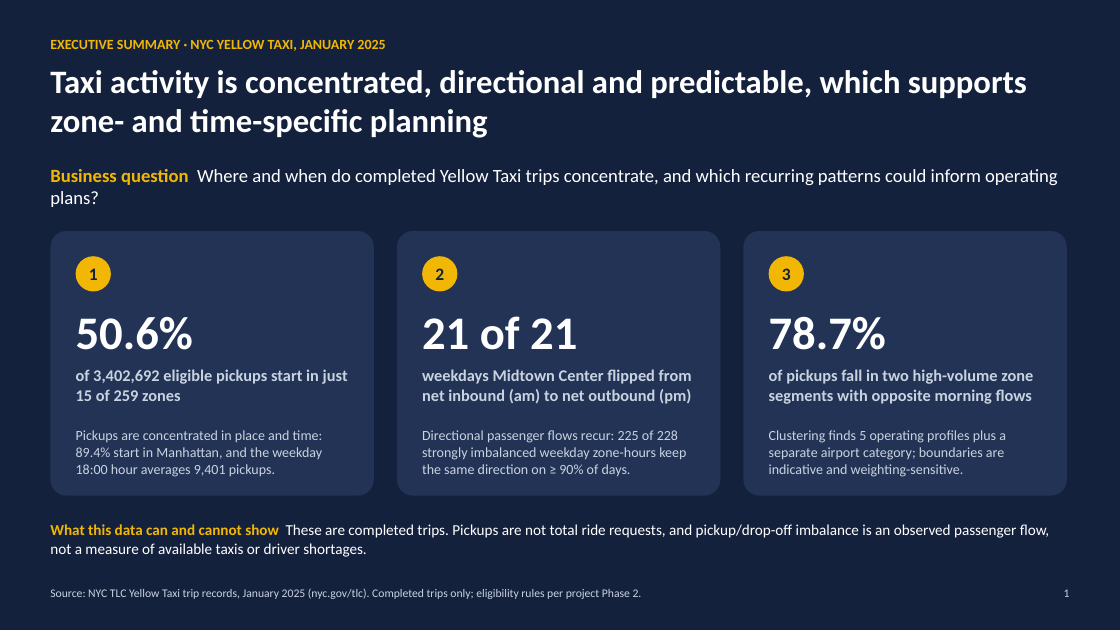
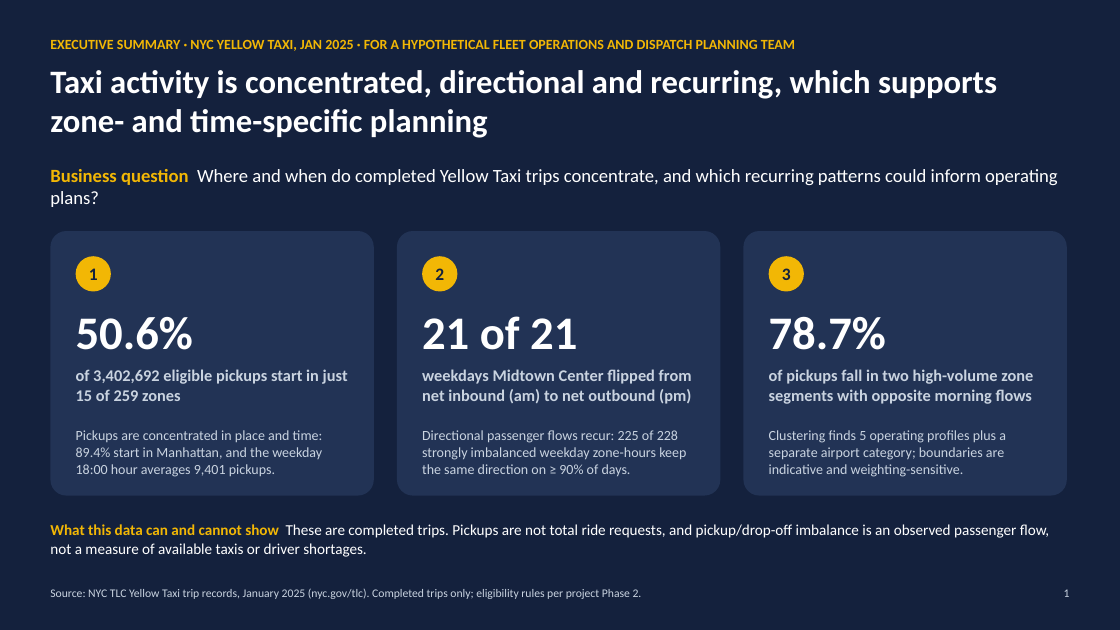
Before and after one commit to Delphinoc/nyc-taxi-analytics, a slide deck: slide 1 of reports/nyc_taxi_executive_deck.pptx. Drawn at 1120x630 pixels with LibreOffice and Linux fonts; fonts in the diff are those of the drawing. Boxes give left, top, right and bottom in pixels: in the first picture for what was removed or moved away, otherwise in the second. Text is boxed around its words. In the diff, an @@ line names an element or a change of style, - is before the commit and + after.

```diff
--- a/reports/nyc_taxi_executive_deck.pptx
+++ b/reports/nyc_taxi_executive_deck.pptx
@@ text at box(50, 40, 795, 51): text changed @@
-EXECUTIVE SUMMARY · NYC YELLOW TAXI, JANUARY 2025
+EXECUTIVE SUMMARY · NYC YELLOW TAXI, JAN 2025 · FOR A HYPOTHETICAL FLEET OPERATIONS AND DISPATCH PLANNING TEAM
@@ text at box(50, 70, 997, 138): text changed @@
-Taxi activity is concentrated, directional and predictable, which supports zone- and time-specific planning
+Taxi activity is concentrated, directional and recurring, which supports zone- and time-specific planning
```
Also in this commit, not shown: 3 other slides changed, 15 other files.
